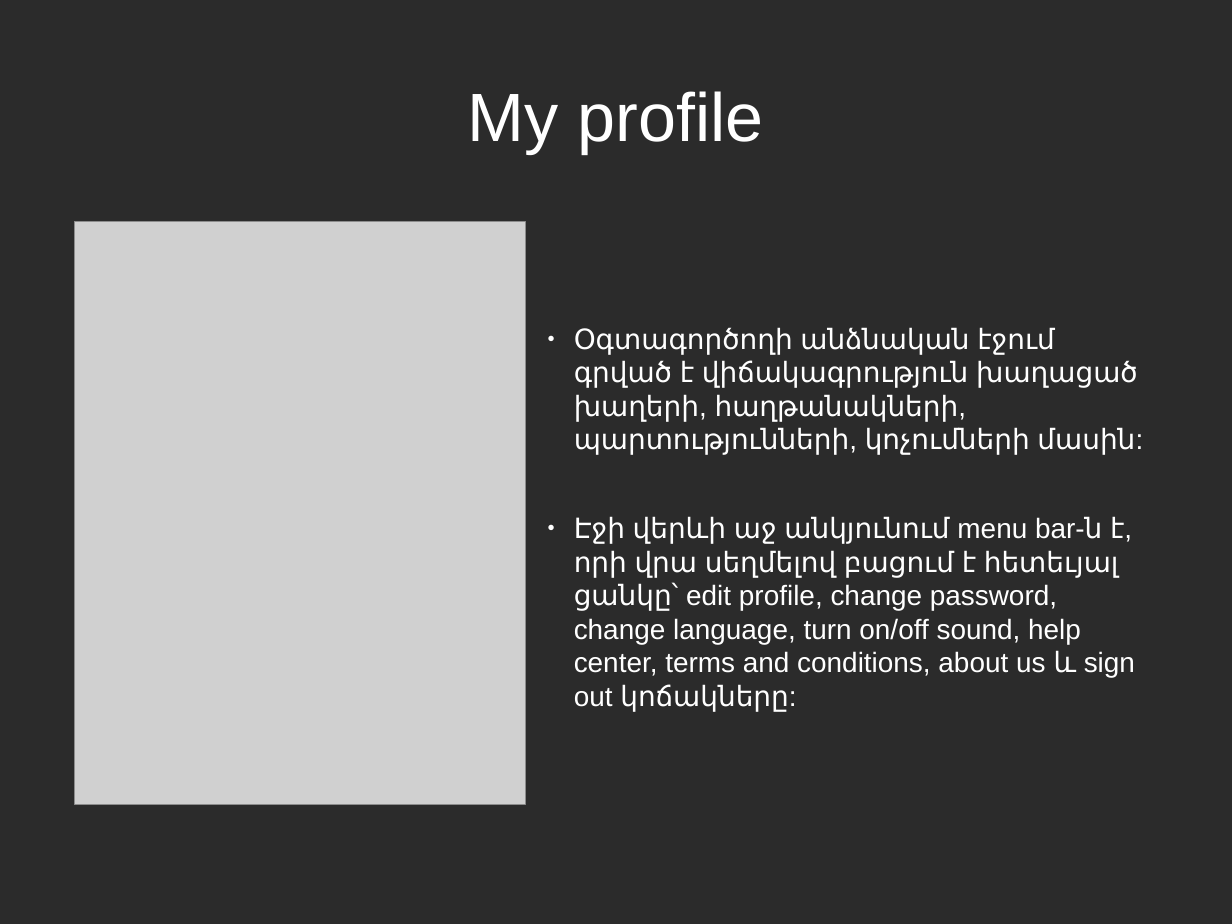
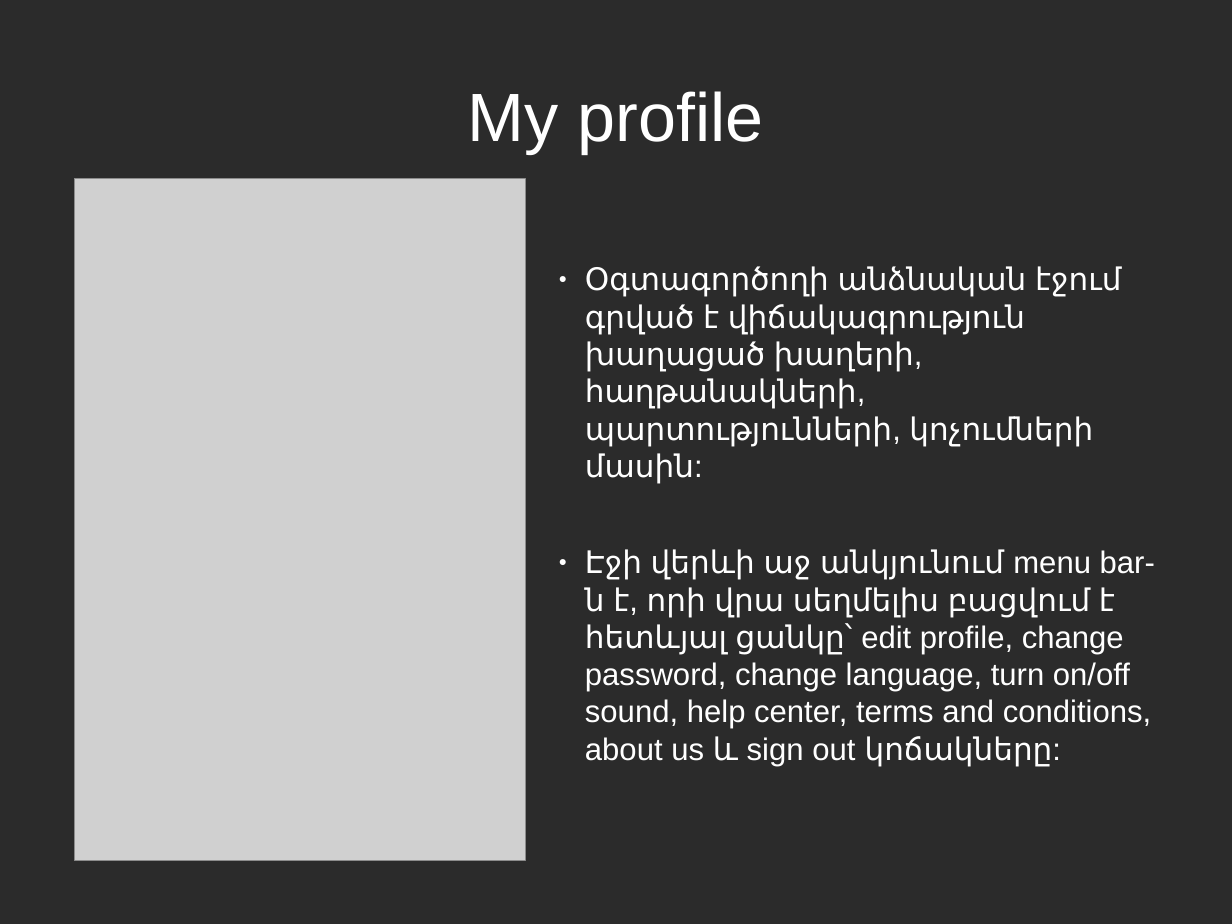
Before and after one commit to vanit-basic/instant_messenger, a slide deck: slide 19 of Documentation/Documentation.odp (slide 18 before the commit). Drawn at 1232x924 pixels with LibreOffice and Linux fonts; fonts in the diff are those of the drawing; grey boxes stand for pictures; background and template pictures are left out; a plain dark background stands for a picture behind light text. Boxes give left, top, right and bottom in pixels: in the first picture for what was removed or moved away, otherwise in the second. Text is boxed around its words. In the diff, an @@ line names an element or a change of style, - is before the commit and + after.

```diff
--- a/Documentation/Documentation.odp
+++ b/Documentation/Documentation.odp
@@ picture: place and size @@
-picture at bbox=[75, 222, 525, 806]
+picture at bbox=[75, 179, 525, 861]
@@ text "Օգտագործողի անձնական էջում գրված է ...": place and size @@
-text "Օգտագործողի անձնական էջում գրված է ..." at bbox=[574, 327, 1138, 712]
+text "Օգտագործողի անձնական էջում գրված է ..." at bbox=[585, 266, 1155, 766]
@@ text at bbox=[585, 266, 1121, 483]: size 18 to 20 pt in "Օգտագործողի անձնական էջում գրված է վիճակագրություն խաղացած ..." @@
@@ text at bbox=[585, 549, 1155, 766]: text changed; size 18 to 20 pt @@
-● Էջի վերևի աջ անկյունում menu bar-ն է, որի վրա սեղմելով բացում է հետեւյալ ցանկը՝ edit profile, change password, change language, turn on/off sound, help center, terms and conditions, about us և sign out կոճակները:
+● Էջի վերևի աջ անկյունում menu bar-ն է, որի վրա սեղմելիս բացվում է հետևյալ ցանկը՝ edit profile, change password, change language, turn on/off sound, help center, terms and conditions, about us և sign out կոճակները:
```
Also in this commit, not shown: 24 other slides changed, 1 slide added.
